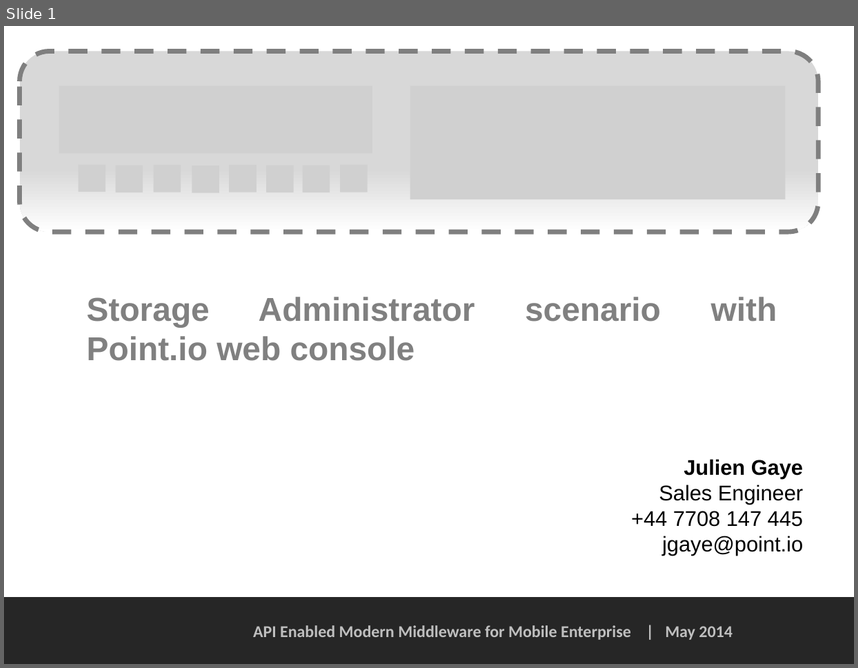
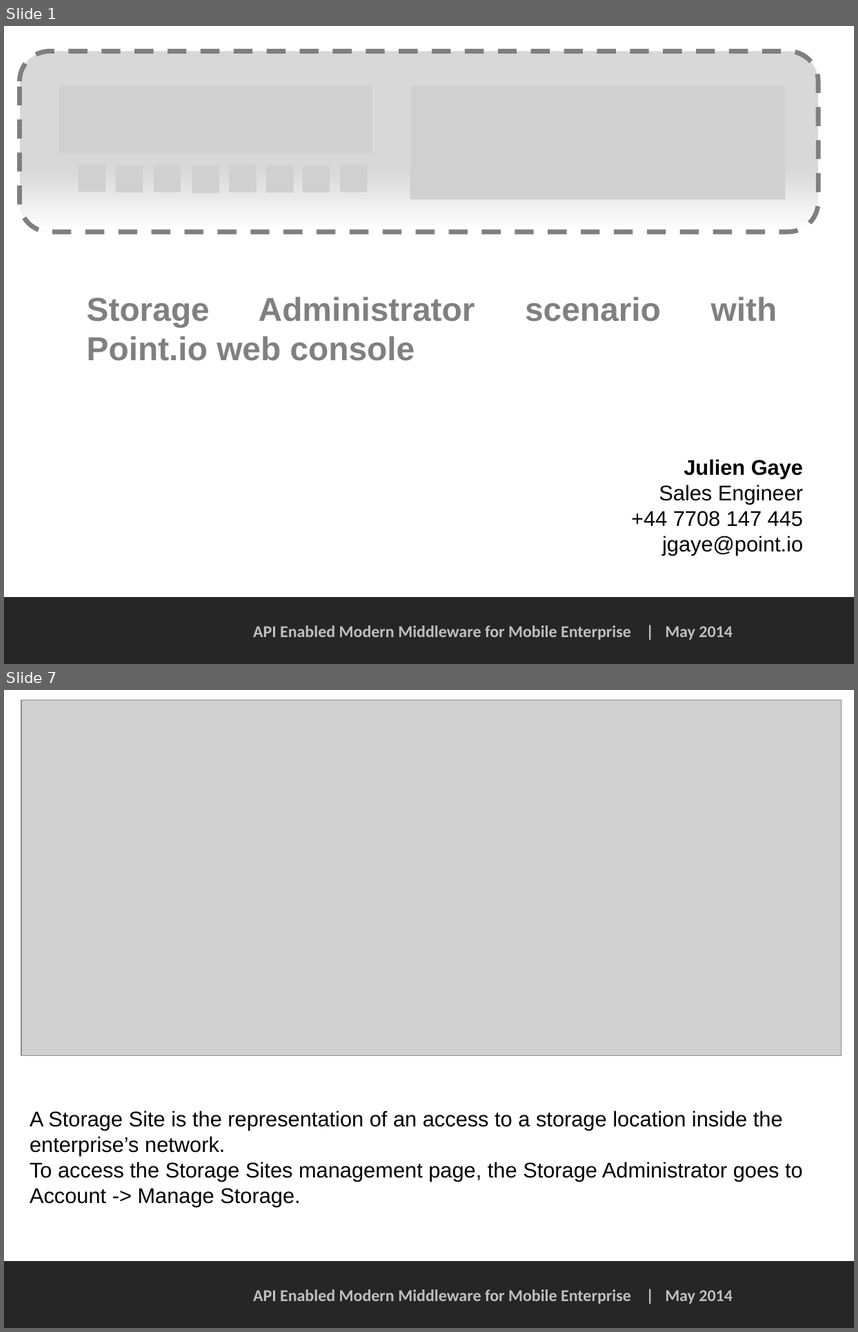
Before and after one commit to PointIO/Documentation, a slide deck: web console doc/Storage Administrator scenario - web console.pptx. Shown one above the other, each under a label of ours: slide 1 before the commit, slides 1 and 7 after it; the slides between them are not shown. The pictures are 858x668 and 858x1332 pixels, drawn with LibreOffice and Linux fonts; fonts in the diff are those of the drawing; grey boxes stand for pictures; background and template pictures are left out. Boxes give left, top, right and bottom in pixels: in the first picture for what was removed or moved away, otherwise in the second. Text is boxed around its words. In the diff, an @@ line names an element or a change of style, - is before the commit and + after.

Commit message:
Update Storage Admin scenario to v1

```diff
--- a/web console doc/Storage Administrator scenario - web console.pptx
+++ b/web console doc/Storage Administrator scenario - web console.pptx
@@ slide 7 added at bbox=[4, 690, 854, 1328], background #FFFFFF; not listed: 2 template elements that a slide beside it also shows @@
@@ picture added at bbox=[21, 700, 842, 1056] @@
@@ text added at bbox=[30, 1110, 803, 1207], 18 pt, text #000000 @@
+A Storage Site is the representation of an access to a storage location inside the enterprise’s network.
+To access the Storage Sites management page, the Storage Administrator goes to Account -> Manage Storage.
```
Also in this commit, not shown: 2 slides changed, 8 other slides added, 10 slides removed.
